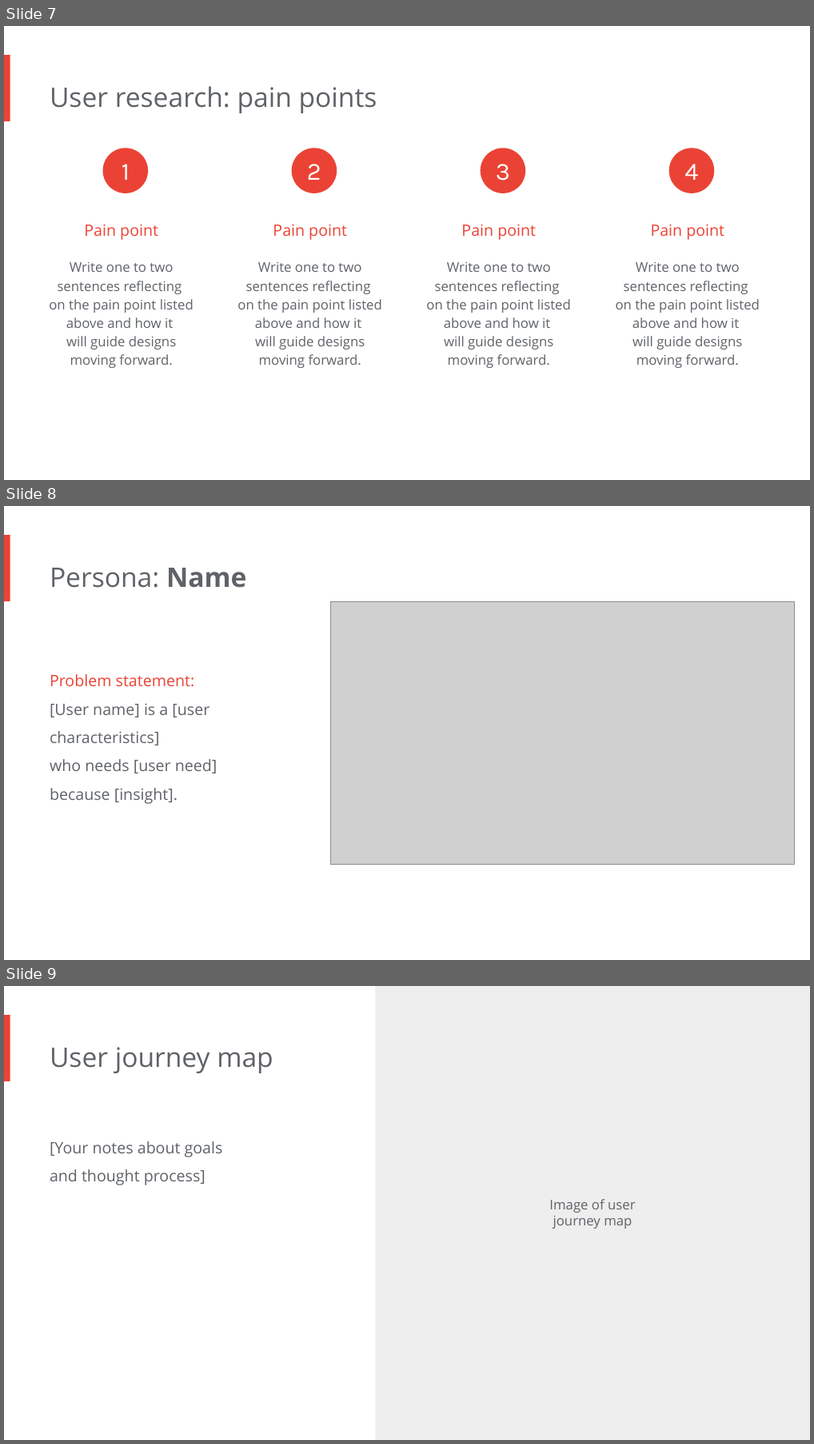
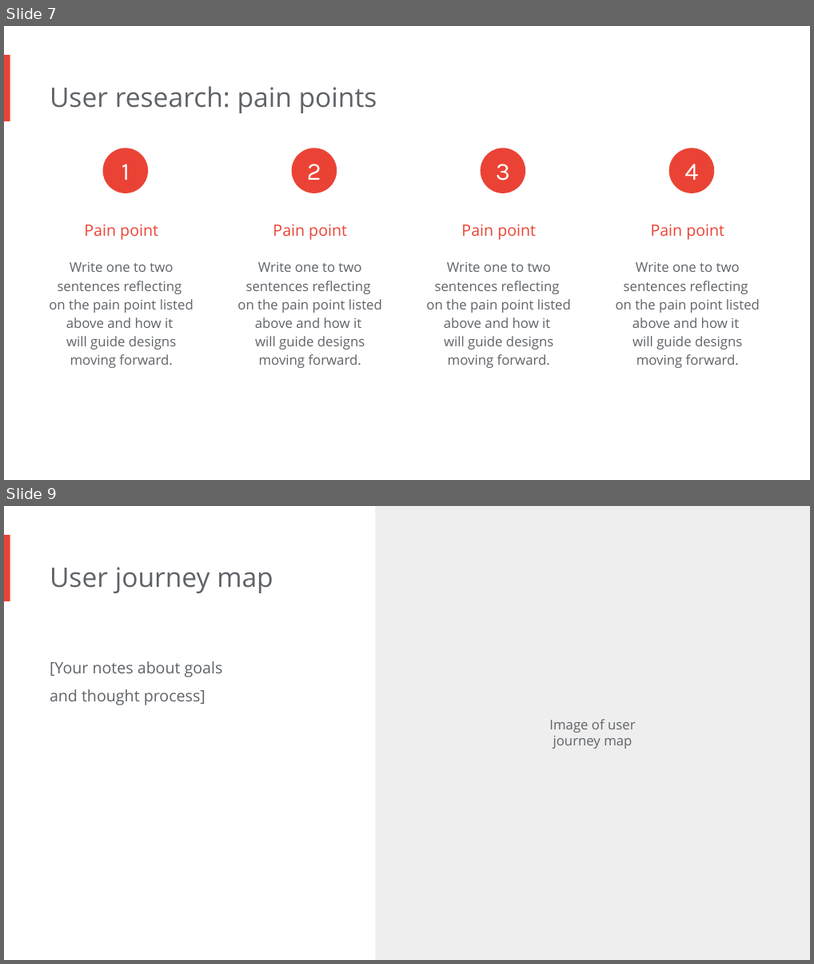
Before and after one commit to aPR0T0/UX-design, a slide deck: Portfolio Project/Study Deck.pptx. Shown one above the other, each under a label of ours: slides 7, 8 and 9 before the commit, slides 7 and 9 after it; the slides between them are not shown. The pictures are 814x1444 and 814x964 pixels, drawn with LibreOffice and Linux fonts; fonts in the diff are those of the drawing; grey boxes stand for pictures. Boxes give left, top, right and bottom in pixels: in the first picture for what was removed or moved away, otherwise in the second. Text is boxed around its words. In the diff, an @@ line names an element or a change of style, - is before the commit and + after.

```diff
--- a/Portfolio Project/Study Deck.pptx
+++ b/Portfolio Project/Study Deck.pptx
@@ slide 8 removed at box(4, 506, 810, 960), background #FFFFFF; not listed: 1 template element that a slide beside it also shows @@
@@ text removed at box(50, 568, 246, 588) @@
-Persona: Name
@@ picture removed at box(330, 601, 795, 864) @@
@@ text removed at box(50, 674, 218, 804) @@
-Problem statement:
-[User name] is a [user characteristics]
-who needs [user need]
-because [insight].
```
Also in this commit, not shown: 2 slides changed, 1 slide added, 2 other files.
